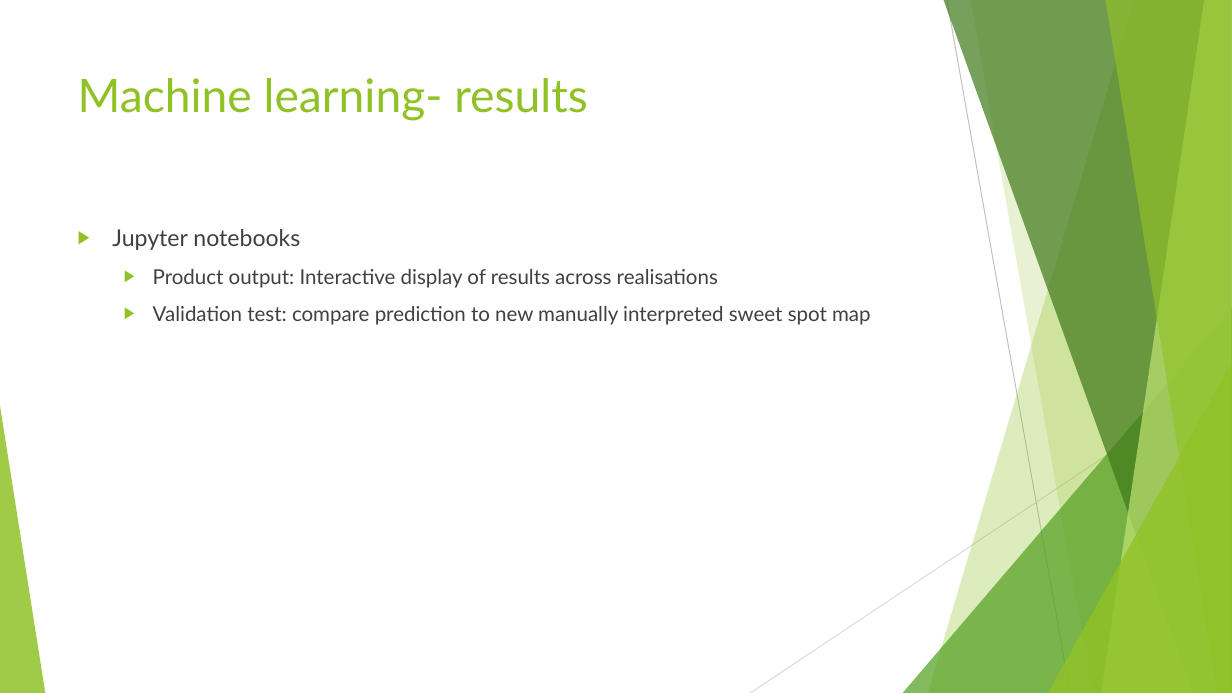
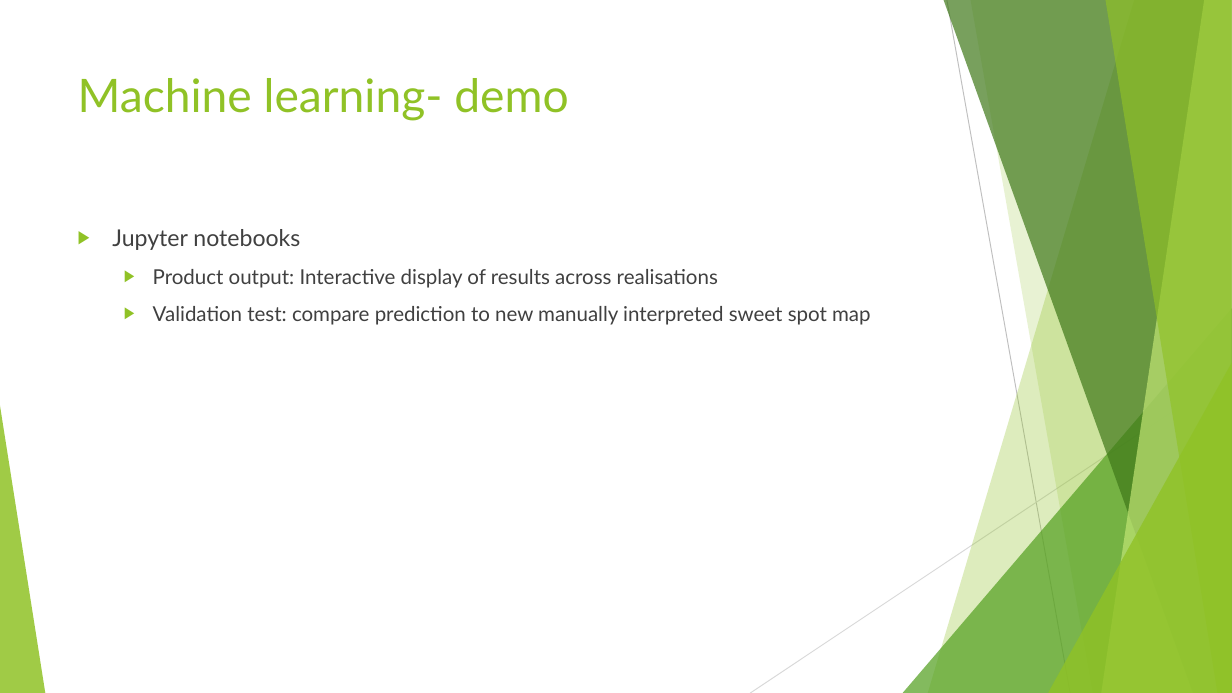
Before and after one commit to Nozziel/OGA2018_SweetSpotPrediction, a slide deck: slide 4 of Introduction.pptx. Drawn at 1232x693 pixels with LibreOffice and Linux fonts; fonts in the diff are those of the drawing. Boxes give left, top, right and bottom in pixels: in the first picture for what was removed or moved away, otherwise in the second. Text is boxed around its words. In the diff, an @@ line names an element or a change of style, - is before the commit and + after.

Commit message:
changed wording

```diff
--- a/Introduction.pptx
+++ b/Introduction.pptx
@@ title at [78, 78, 568, 121]: text changed @@
-Machine learning- results
+Machine learning- demo
```
